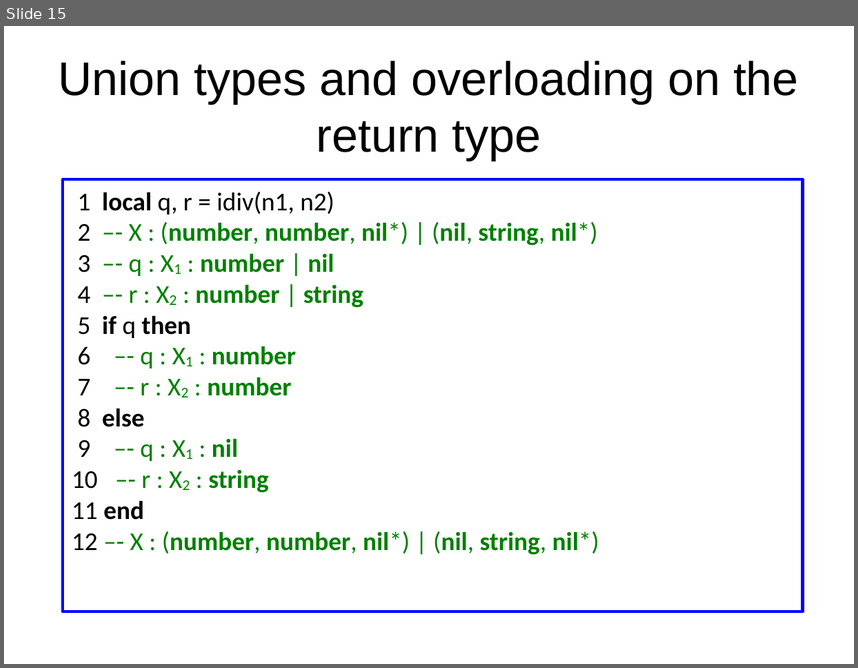
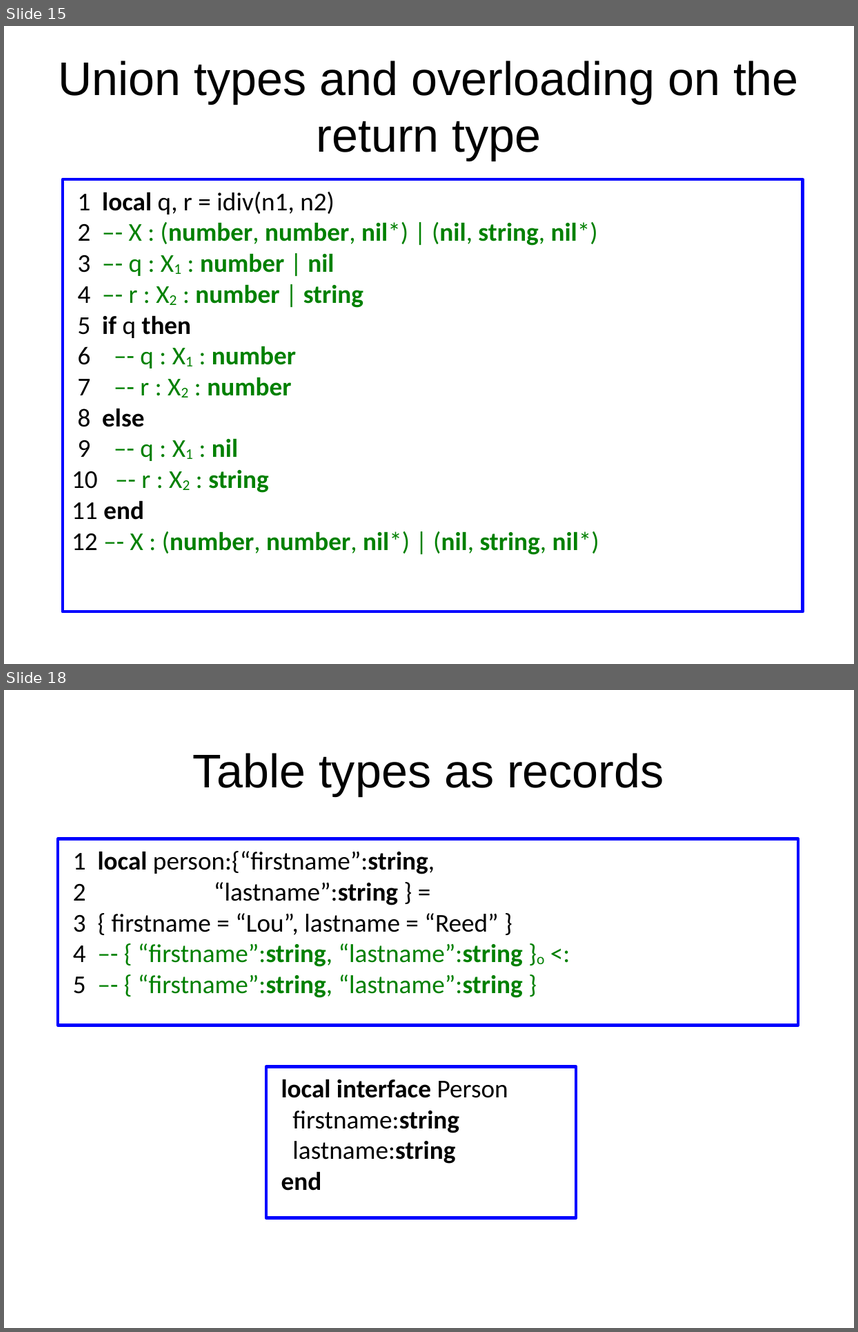
Before and after one commit to andremm/typedlua, a slide deck: doc/slides/dyla2014.odp. Shown one above the other, each under a label of ours: slide 15 before the commit, slides 15 and 18 after it; the slides between them are not shown. The pictures are 858x668 and 858x1332 pixels, drawn with LibreOffice and Linux fonts; fonts in the diff are those of the drawing. Boxes give left, top, right and bottom in pixels: in the first picture for what was removed or moved away, otherwise in the second. Text is boxed around its words. In the diff, an @@ line names an element or a change of style, - is before the commit and + after.

Commit message:
Finishing the first version of the slides for Dyla 2014

```diff
--- a/doc/slides/dyla2014.odp
+++ b/doc/slides/dyla2014.odp
@@ slide 18 added at (4, 690, 854, 1328), background #FFFFFF @@
@@ title added at (193, 753, 664, 796), 44 pt, text #000000 @@
+Table types as records
@@ rectangle added at (58, 839, 799, 1025), outline #0000FF 2.89 pt, 24 pt, text #000000 @@
+1 local person:{“firstname”:string,
+2 “lastname”:string } =
+3 { firstname = “Lou”, lastname = “Reed” }
+4 –- { “firstname”:string, “lastname”:string }o <:
+5 –- { “firstname”:string, “lastname”:string }
@@ rectangle added at (266, 1067, 577, 1218), outline #0000FF 2.89 pt, 24 pt, text #000000, bold @@
+local interface Person
+firstname:string
+lastname:string
+end
```
Also in this commit, not shown: 19 other slides added.
